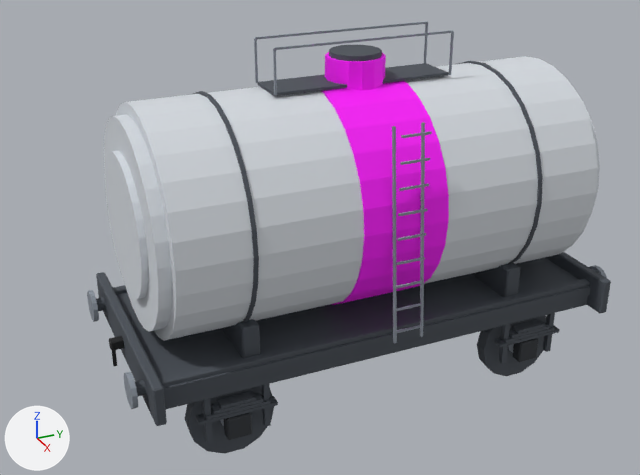
Two versions of the glTF model export/unity/wagon_citerne.glb, one commit apart.
The view is the same before and after, from a camera (50 mm lens) standing at (7.81, -3.9, 5.7) and looking at (-0.05, -0.36, 1.77). The lights are fixed; the arrows at lower left show +X, +Y and +Z. The picture after the commit comes second. Vertices at exactly the same position are counted once.

Names of what the first picture shows: 'pieces_acier.008', 'pieces_acier_sombre.008', 'pieces_citerne.002', 'pieces_fonte.008', 'pieces_noir.008', 'pieces_teinte.002', 'roues_ar_acier_sombre.008', 'roues_av_acier_sombre.008'.
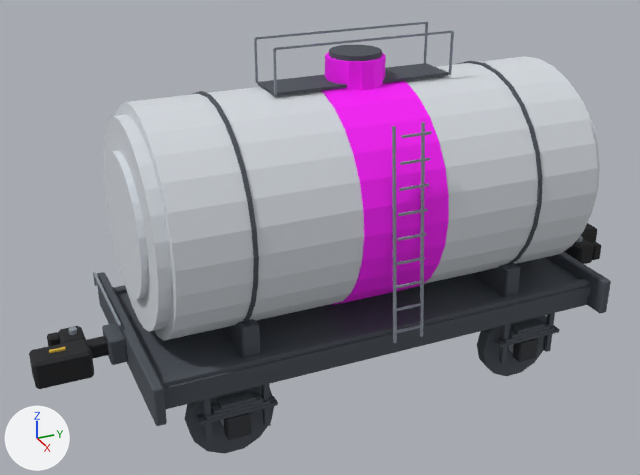
Where the change shows, as pixel boxes (x1, y1, x2, y2) in the pictures (640 x 475 px):
'pieces_acier_sombre.008', reshaped: before (96, 45, 611, 442); after (97, 45, 611, 442)
'pieces_acier.008', reshaped: before (87, 21, 607, 409); after (93, 21, 454, 343)
'attelage_av_noir.004', added (black): after (29, 326, 109, 389)
'attelage_ar_noir.006', added (black): after (564, 223, 601, 264)
'attelage_av_acier_sombre.004', added: after (102, 323, 128, 365)
'pieces_noir.008', deleted: before (109, 336, 124, 366)
'attelage_av_acier.004', added: after (68, 327, 77, 335)
'attelage_av_jaune.004', added: after (49, 347, 66, 353)
'attelage_ar_acier.006', added: after (576, 236, 582, 242)
part 1 of me_pieces_acier_011, added: after (93, 272, 121, 327)
part 2 of me_pieces_acier_011, deleted: before (87, 290, 99, 322)
part 3 of me_pieces_acier_011, deleted: before (124, 372, 138, 409)
part 4 of me_pieces_acier_011, deleted: before (589, 265, 607, 278)
part 5 of me_pieces_acier_sombre_011, deleted (mostly hidden): before (96, 297, 106, 311)
part 6 of me_pieces_acier_sombre_011, deleted (mostly hidden): before (135, 380, 146, 396)

The change, as a diff of the scene's bpy script:
```diff
--- a/export/unity/wagon_citerne.glb.py
+++ b/export/unity/wagon_citerne.glb.py
@@ me_pieces_acier_011 @@
-me_pieces_acier_011.from_pydata(...)  # 248 vertices, 412 faces; spans x -1.04..1.29, y -2.7..2.7, z 0.88..3.91
+me_pieces_acier_011.from_pydata(...)  # 168 vertices, 252 faces; spans x -1.16..1.29, y -2.59..2.59, z 1.15..3.91
+# me_pieces_acier_011 part 1: a new loose piece, a box spanning x -1.15..0.1, y -2.592..-2.567, z 1.287..1.312, in mat_acier (grey #8a929c)
+# me_pieces_acier_011 part 2: the loose piece of 28 vertices spanning x -1.04..-0.71, y -2.7..-2.65, z 0.88..1.22 is deleted
+# me_pieces_acier_011 part 3: the loose piece of 28 vertices spanning x 0.71..1.04, y -2.7..-2.65, z 0.88..1.22 is deleted
+# me_pieces_acier_011 part 4: the loose piece of 28 vertices spanning x 0.71..1.04, y 2.65..2.7, z 0.88..1.22 is deleted
+# other edits to the shape of me_pieces_acier_011 do not show in these pictures
 me_pieces_acier_011.materials.append(mat_acier)
@@ me_pieces_acier_sombre_011 @@
-me_pieces_acier_sombre_011.from_pydata(...)  # 632 vertices, 1104 faces; spans x -1.25..1.25, y -2.65..2.65, z 0.35..3.75
+me_pieces_acier_sombre_011.from_pydata(...)  # 520 vertices, 896 faces; spans x -1.25..1.25, y -2.55..2.55, z 0.35..3.75
+# me_pieces_acier_sombre_011 part 5: the loose piece of 28 vertices spanning x -0.94..-0.81, y -2.65..-2.5, z 0.98..1.12 is deleted
+# me_pieces_acier_sombre_011 part 6: the loose piece of 28 vertices spanning x 0.81..0.94, y -2.65..-2.5, z 0.98..1.12 is deleted
+# other edits to the shape of me_pieces_acier_sombre_011 do not show in these pictures
 me_pieces_acier_sombre_011.materials.append(mat_acier_sombre)
@@ ob_pieces_noir_008 @@
-ob_pieces_noir_008 = bpy.data.objects.new('pieces_noir.008', me_pieces_noir_011)
@@ ob_attelage_av_noir_004 @@
+ob_attelage_av_noir_004 = bpy.data.objects.new('attelage_av_noir.004', me_attelage_av_noir_007)  # 96 vertices, 176 faces; spans x -0.31..0.31, y -3.45..-2.71, z 0.9..1.2; in mat_noir (black #18191c)
+ob_attelage_av_noir_004.location = (0.0, 0.0, 0.0)
@@ ob_attelage_av_jaune_004 @@
+ob_attelage_av_jaune_004 = bpy.data.objects.new('attelage_av_jaune.004', me_attelage_av_jaune_007)  # a box spanning x 0.145..0.175, y -3.275..-3.125, z 1.19..1.22; in mat_jaune (yellow #e0b83a)
+ob_attelage_av_jaune_004.location = (0.0, 0.0, 0.0)
@@ ob_attelage_av_acier_sombre_004 @@
+ob_attelage_av_acier_sombre_004 = bpy.data.objects.new('attelage_av_acier_sombre.004', me_attelage_av_acier_sombre_007)  # 24 vertices, 44 faces; spans x -0.175..0.175, y -2.71..-2.55, z 0.91..1.19; in mat_acier_sombre (dark grey #4a5058)
+ob_attelage_av_acier_sombre_004.location = (0.0, 0.0, 0.0)
@@ ob_attelage_av_acier_004 @@
+ob_attelage_av_acier_004 = bpy.data.objects.new('attelage_av_acier.004', me_attelage_av_acier_007)  # a 14-sided cylinder along z spanning x -0.189..-0.111, y -3.04..-2.96, z 1.18..1.23; in mat_acier (grey #8a929c)
+ob_attelage_av_acier_004.location = (0.0, 0.0, 0.0)
@@ ob_attelage_ar_noir_006 @@
+ob_attelage_ar_noir_006 = bpy.data.objects.new('attelage_ar_noir.006', me_attelage_ar_noir_011)  # 96 vertices, 176 faces; spans x -0.31..0.31, y 2.71..3.45, z 0.9..1.2; in mat_noir (black #18191c)
+ob_attelage_ar_noir_006.location = (0.0, 0.0, 0.0)
@@ ob_attelage_ar_acier_006 @@
+ob_attelage_ar_acier_006 = bpy.data.objects.new('attelage_ar_acier.006', me_attelage_ar_acier_011)  # a 14-sided cylinder along z spanning x 0.111..0.189, y 2.96..3.04, z 1.18..1.23; in mat_acier (grey #8a929c)
+ob_attelage_ar_acier_006.location = (0.0, 0.0, 0.0)
```
